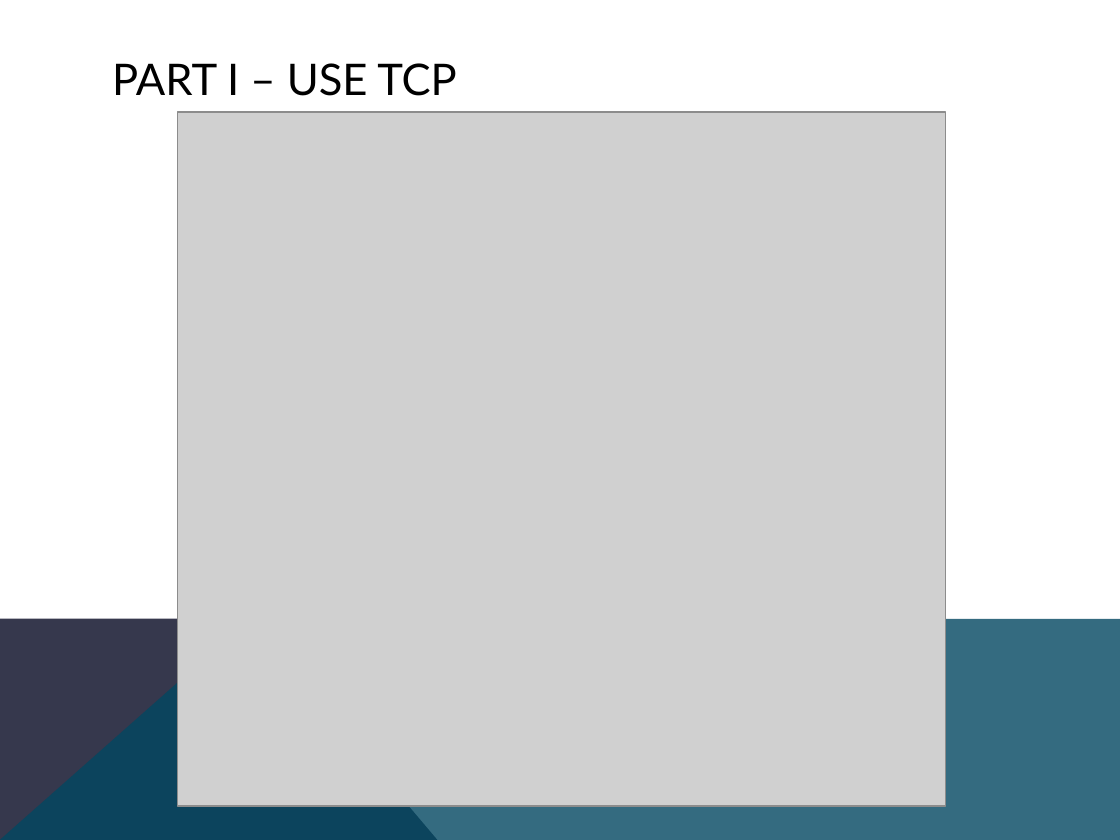
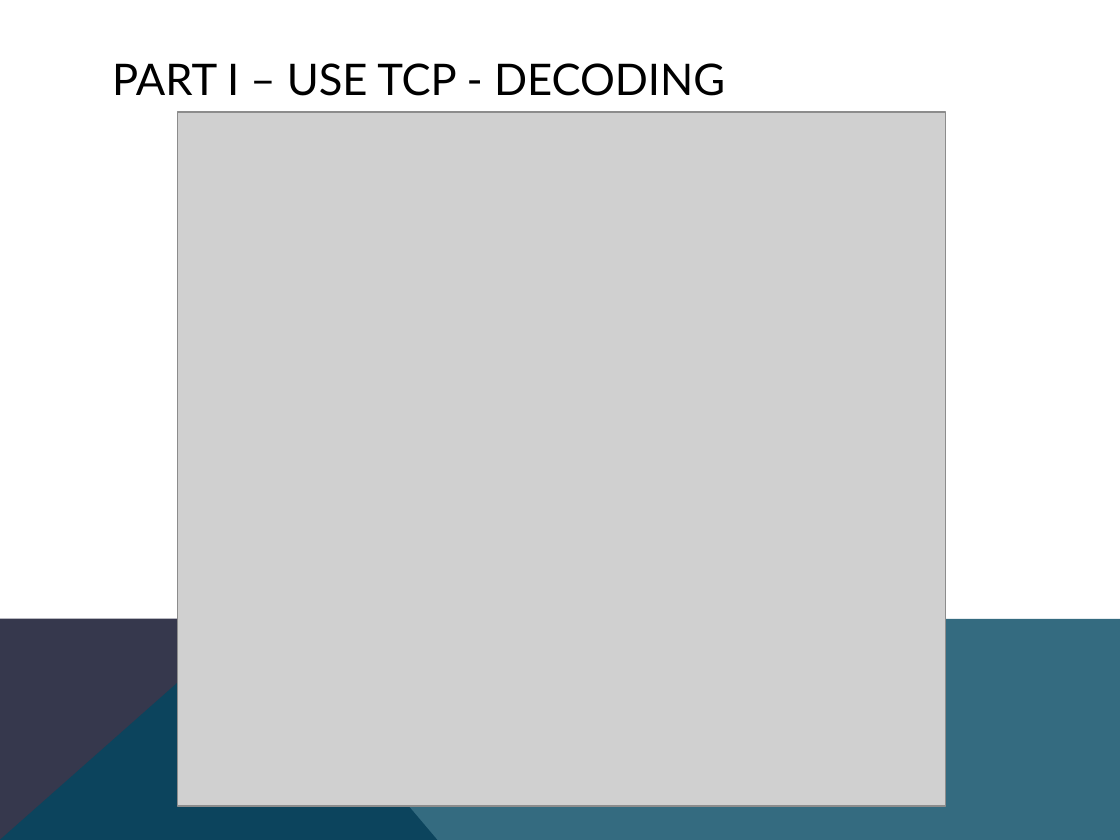
Before and after one commit to danhp/cs512, a slide deck: slide 5 of 512pp.pptx. Drawn at 1120x840 pixels with LibreOffice and Linux fonts; fonts in the diff are those of the drawing; grey boxes stand for pictures. Boxes give left, top, right and bottom in pixels: in the first picture for what was removed or moved away, otherwise in the second. Text is boxed around its words. In the diff, an @@ line names an element or a change of style, - is before the commit and + after.

```diff
--- a/512pp.pptx
+++ b/512pp.pptx
@@ title at box(112, 63, 725, 96): text changed @@
-PART I – USE TCP
+PART I – USE TCP - DECODING
```
Also in this commit, not shown: 2 other slides changed, 2 slides removed.
